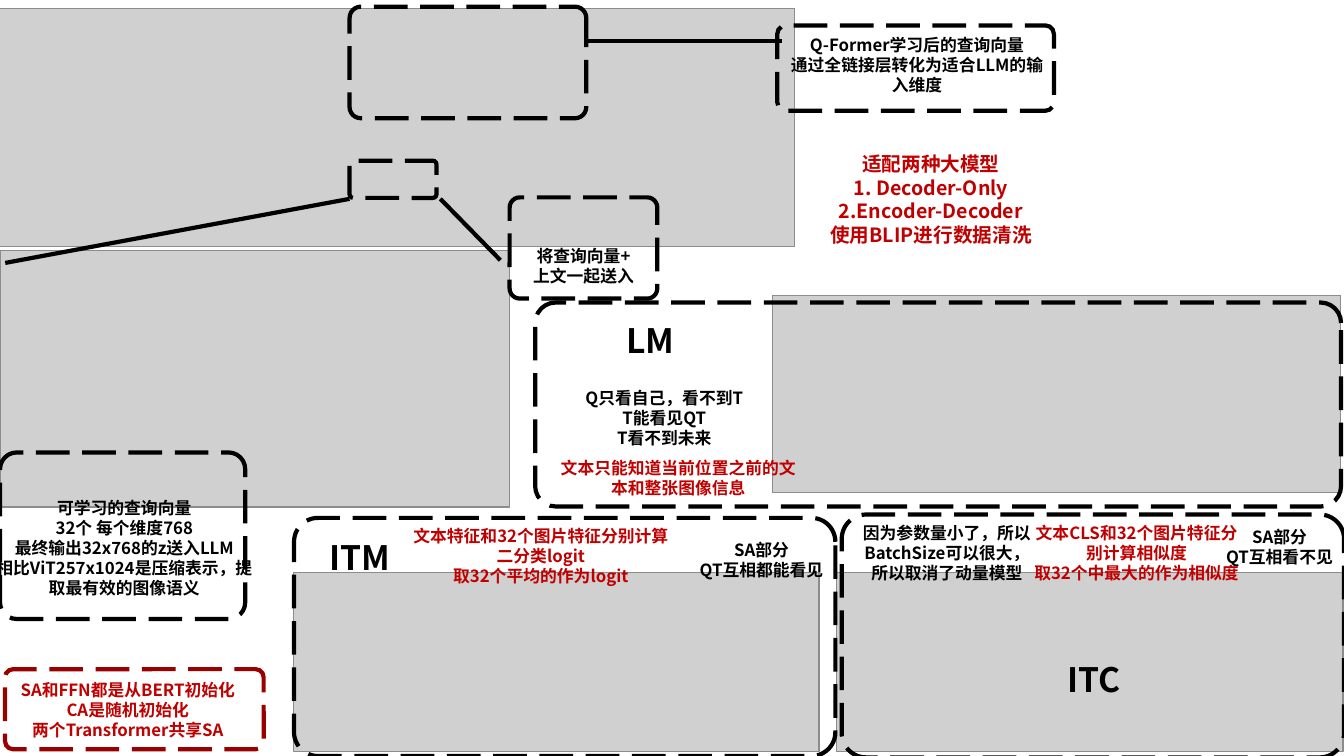
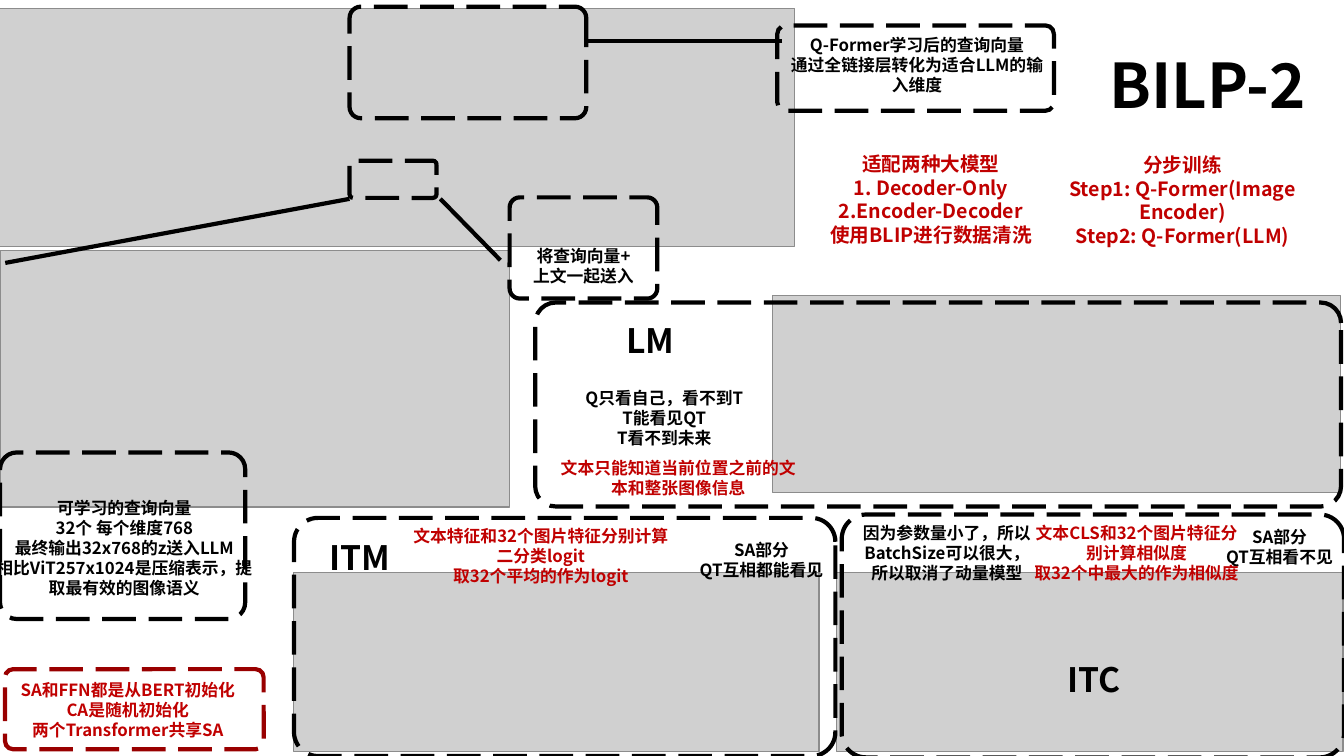
Before and after one commit to Elephant-King9/Paper, a slide deck: slide 18 of Base_Model/VLM+VLLM/论文插图.pptx (slide 19 before the commit). Drawn at 1344x756 pixels with LibreOffice and Linux fonts; fonts in the diff are those of the drawing; grey boxes stand for pictures. Boxes give left, top, right and bottom in pixels: in the first picture for what was removed or moved away, otherwise in the second. Text is boxed around its words. In the diff, an @@ line names an element or a change of style, - is before the commit and + after.

```diff
--- a/Base_Model/VLM+VLLM/论文插图.pptx
+++ b/Base_Model/VLM+VLLM/论文插图.pptx
@@ text added at [1109, 62, 1305, 108], 44 pt, text #000000, bold @@
+BILP-2
@@ text added at [1069, 155, 1295, 248], 14 pt, text #C00000, bold @@
+分步训练
+Step1: Q-Former(Image Encoder)
+Step2: Q-Former(LLM)
```
Also in this commit, not shown: 4 slides added, 1 slide removed, 7 other files.
